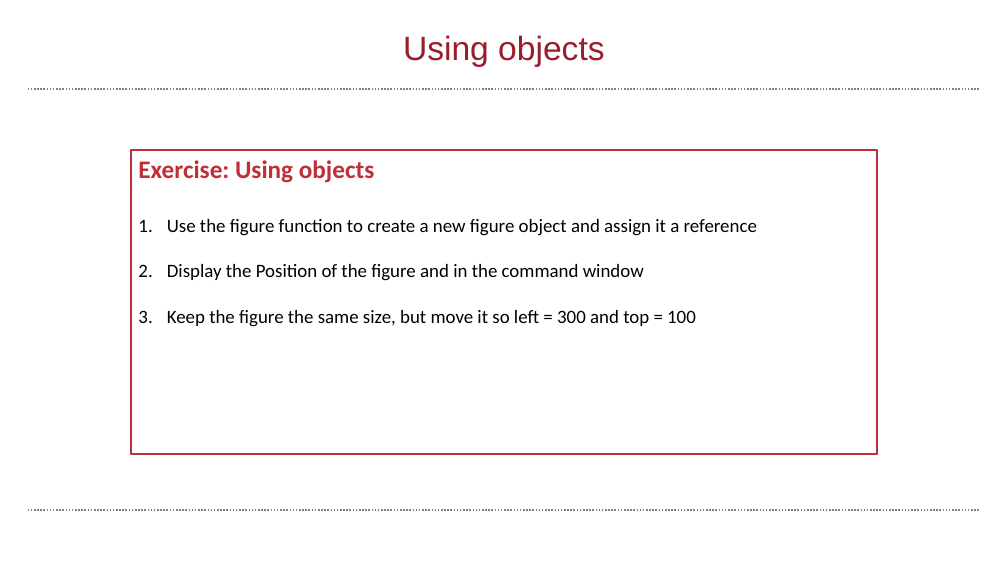
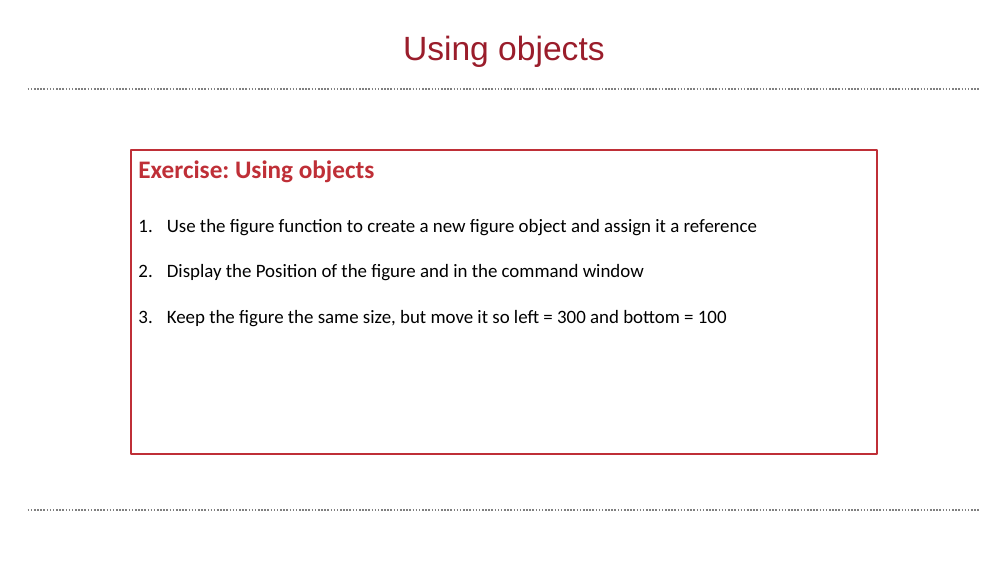
Before and after one commit to wbif-bristol/MATLAB-course, a slide deck: slide 73 of Session 3 - Advanced data structures/MATLAB Session 3.pptx (slide 72 before the commit). Drawn at 1008x567 pixels with LibreOffice and Linux fonts; fonts in the diff are those of the drawing; background and template pictures are left out. Boxes give left, top, right and bottom in pixels: in the first picture for what was removed or moved away, otherwise in the second. Text is boxed around its words. In the diff, an @@ line names an element or a change of style, - is before the commit and + after.

```diff
--- a/Session 3 - Advanced data structures/MATLAB Session 3.pptx
+++ b/Session 3 - Advanced data structures/MATLAB Session 3.pptx
@@ text at (167,310,727,327): text changed @@
-3. Keep the figure the same size, but move it so left = 300 and top = 100
+3. Keep the figure the same size, but move it so left = 300 and bottom = 100
```
Also in this commit, not shown: 10 other slides changed, 1 slide added, 1 slide removed, 9 other files.
